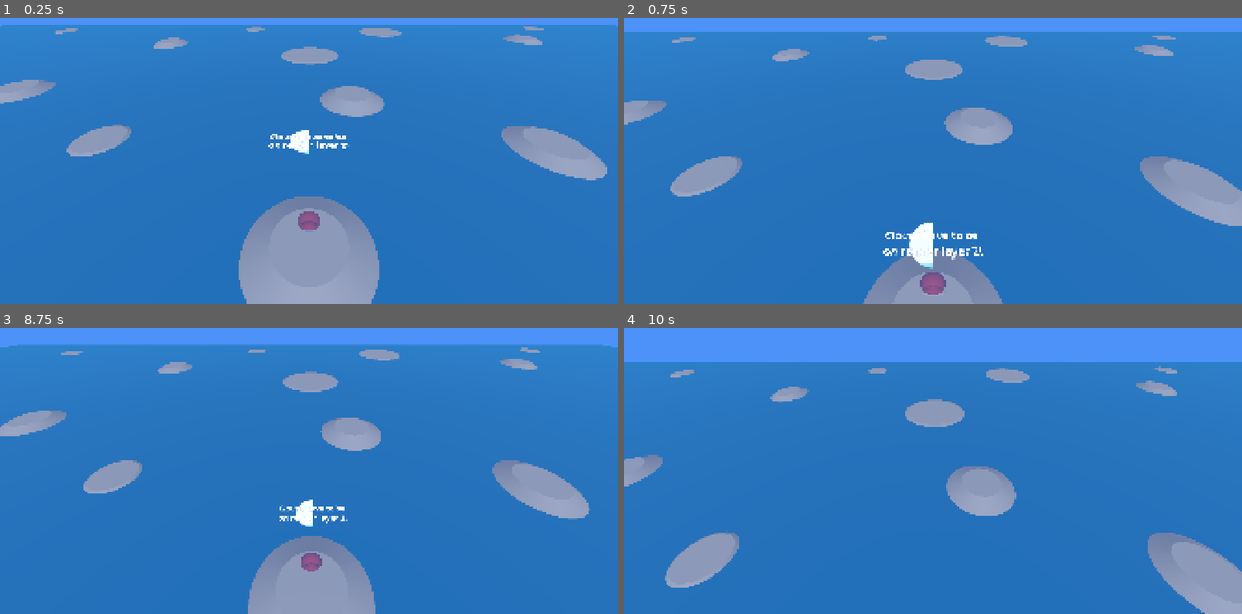
Above: before the commit, frames 1-4 (two rows, left to right).
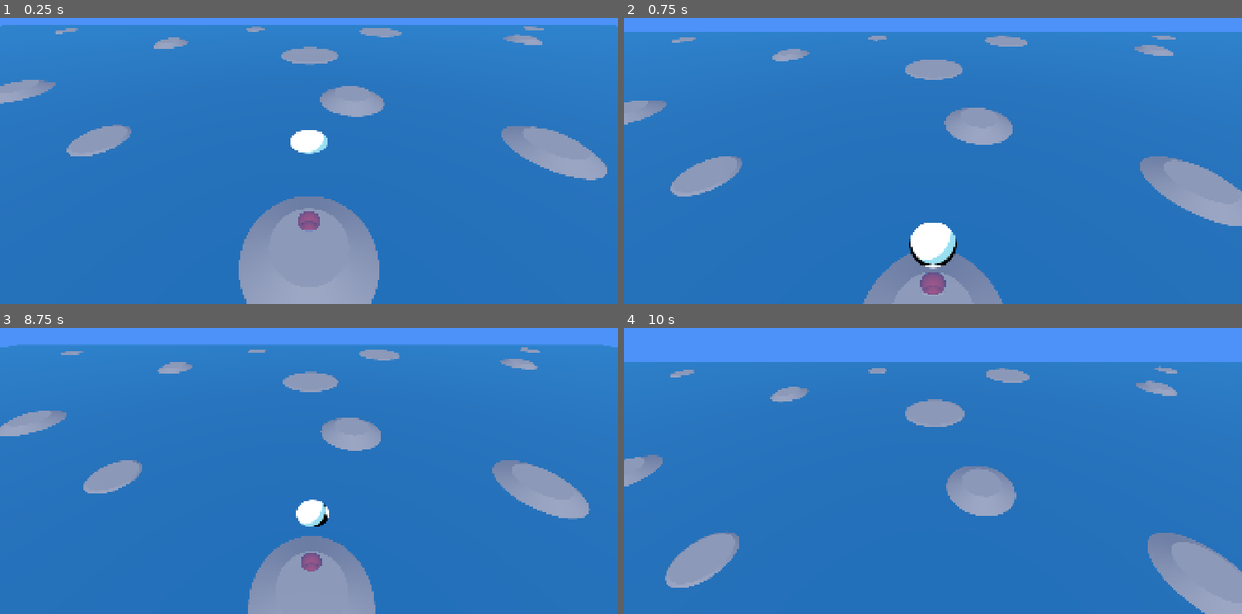
Above: after the commit, the same moments.

Repository: the-shipwrights/the-shipyard
Game: Godot game, scene res://playscenes/cloud_test_scene.tscn
The game is run twice, just before and just after one commit, with the same random seed, the same clock (stepped at 60 frames per second) and the same inputs. This scene is started directly instead of the project's main scene.
Inputs (mouse positions are in pixels of both pictures, inside the frame that each line leads up to):
- Up to frame 1 (0.25 s): no input
- Up to frame 2 (0.75 s): tap Enter at 0.5 s; move the mouse to (902, 201) at 0.52 s; hold W from 0.53 s (still down); hold E from 0.53 s (still down); click (902, 201) at 0.67 s
- Up to frame 3 (8.75 s): tap Space at 0.77, 2, 3.77, 5, 6.77, 8 s; release W at 1.25 s; release E at 1.25 s; drag from (494, 491) to (278, 511) at 1.27 s; move the mouse to (123, 388) at 2.02 s; hold A 2.03-2.75 s; hold Ctrl 2.03-2.75 s; drag from (339, 439) to (123, 388) at 2.77 s; tap Enter at 3.5, 6.5 s; move the mouse to (216, 353) at 3.52 s; hold S 3.53-4.25 s; hold E 3.53-4.25 s; drag from (444, 422) to (216, 353) at 4.27 s; move the mouse to (185, 456) at 5.02 s; hold W 5.03-5.75 s; hold Ctrl 5.03-5.75 s; click (185, 456) at 5.17 s; drag from (370, 362) to (185, 456) at 5.77 s; move the mouse to (278, 511) at 6.52 s; hold D 6.53-7.25 s; hold E 6.53-7.25 s; drag from (494, 491) to (278, 511) at 7.27 s; move the mouse to (123, 388) at 8.02 s; hold S from 8.03 s (still down); hold Ctrl from 8.03 s (still down)
- Up to frame 4 (10 s): release S at 8.75 s; release Ctrl at 8.75 s; drag from (963, 439) to (747, 388) at 8.77 s; move the mouse to (840, 353) at 9.52 s; hold W from 9.53 s (still down); hold E from 9.53 s (still down); click (840, 353) at 9.67 s; tap Space at 9.77 s

The runs differ from the first frame. In frame 1, 0.4% of the frame differs, in the area x 43-57%, y 39-48%; in frame 2, 0.8%, in the area x 41-59%, y 71-88%; in frame 3, 0.4%; in frame 4, nothing differs.

Commit message:
Continued development on shader

Diff:
--- a/simulation/server/assets/shaders/cloud.gdshader
+++ b/simulation/server/assets/shaders/cloud.gdshader
@@ -1,24 +1,44 @@
 shader_type spatial;
 
+render_mode unshaded;
+
 uniform sampler2D image : source_color;
+uniform float border_thickness;
+varying vec3 some_color;
+
+// float new_pos = old_pos * (1 + (border_thickness/width))
 
 void vertex() {
+	some_color = VERTEX;
+	vec3 new_vertex = VERTEX;
+
+	if (new_vertex.x > 0.0) {
+		new_vertex.x += border_thickness;
+	}
+	else new_vertex.x -= border_thickness;
+
+	if (new_vertex.y > 0.0) {
+		new_vertex.y += border_thickness;
+	}
+	else new_vertex.y -= border_thickness;
+
+	VERTEX = new_vertex;
 	// Called for every vertex the material is visible on.
 }
 
 void fragment() {
 	ivec2 imageSize = textureSize(image, 0);
-	// vec2 pos = vec2(UV.x * float(imageSize.x), UV.y * float(imageSize.y));
-	if (UV.x > 0.5) {
-		ALPHA = 0.0;
-	}
-	else {
-		vec2 pos = vec2(UV.x, UV.y);
-		vec4 rgba = texture(image, pos, 0);
-		vec3 srgb = rgba.rgb;
-		ALBEDO = srgb;
-		ALPHA  = rgba[3];
-	}
+
+	vec2 pos_pixel = UV;
+	vec4 color = texture(image, pos_pixel);
+	ALBEDO = vec3(0.0, 0.0, 0.0);
+	// ALBEDO = color.rgb;
+	ALPHA = color[3];
+
+	vec3 scaled_pos = VERTEX / (1.0 + border_thickness/0.5);
+	vec2 scaled_uv = vec2(scaled_pos.x + 0.5, scaled_pos.z + 0.5);
+	vec4 scaled_color = texture(image, scaled_uv, 0);
+	ALBEDO += scaled_color.rgb * scaled_color[3];
 }
 
 //void light() {
--- a/simulation/server/packedscenes/cloud.tscn
+++ b/simulation/server/packedscenes/cloud.tscn
@@ -16,9 +16,10 @@
 
 [node name="Placeholder (delete me)" type="MeshInstance3D" parent="." unique_id=1230811381]
 transform = Transform3D(1, 0, 0, 0, -4.371139e-08, 1, 0, -1, -4.371139e-08, 0, 0, 0)
+visible = false
 layers = 2
 mesh = SubResource("TextMesh_m6kmv")
 
 [node name="MeshInstance3D" type="MeshInstance3D" parent="." unique_id=893149861]
-transform = Transform3D(1, 0, 0, 0, -4.371139e-08, 1, 0, -1, -4.371139e-08, 0, 0, 0)
+transform = Transform3D(1, 0, 0, 0, -4.37114e-08, 1.0000002, 0, -1.0000002, -4.37114e-08, 0, 0, 0)
 mesh = ExtResource("1_6t0eo")
--- a/simulation/server/packedscenes/cloud_particle.tres
+++ b/simulation/server/packedscenes/cloud_particle.tres
@@ -7,6 +7,7 @@
 render_priority = 0
 shader = ExtResource("1_27e6r")
 shader_parameter/image = ExtResource("2_27e6r")
+shader_parameter/border_thickness = 0.0
 
 [resource]
 material = SubResource("ShaderMaterial_27e6r")
